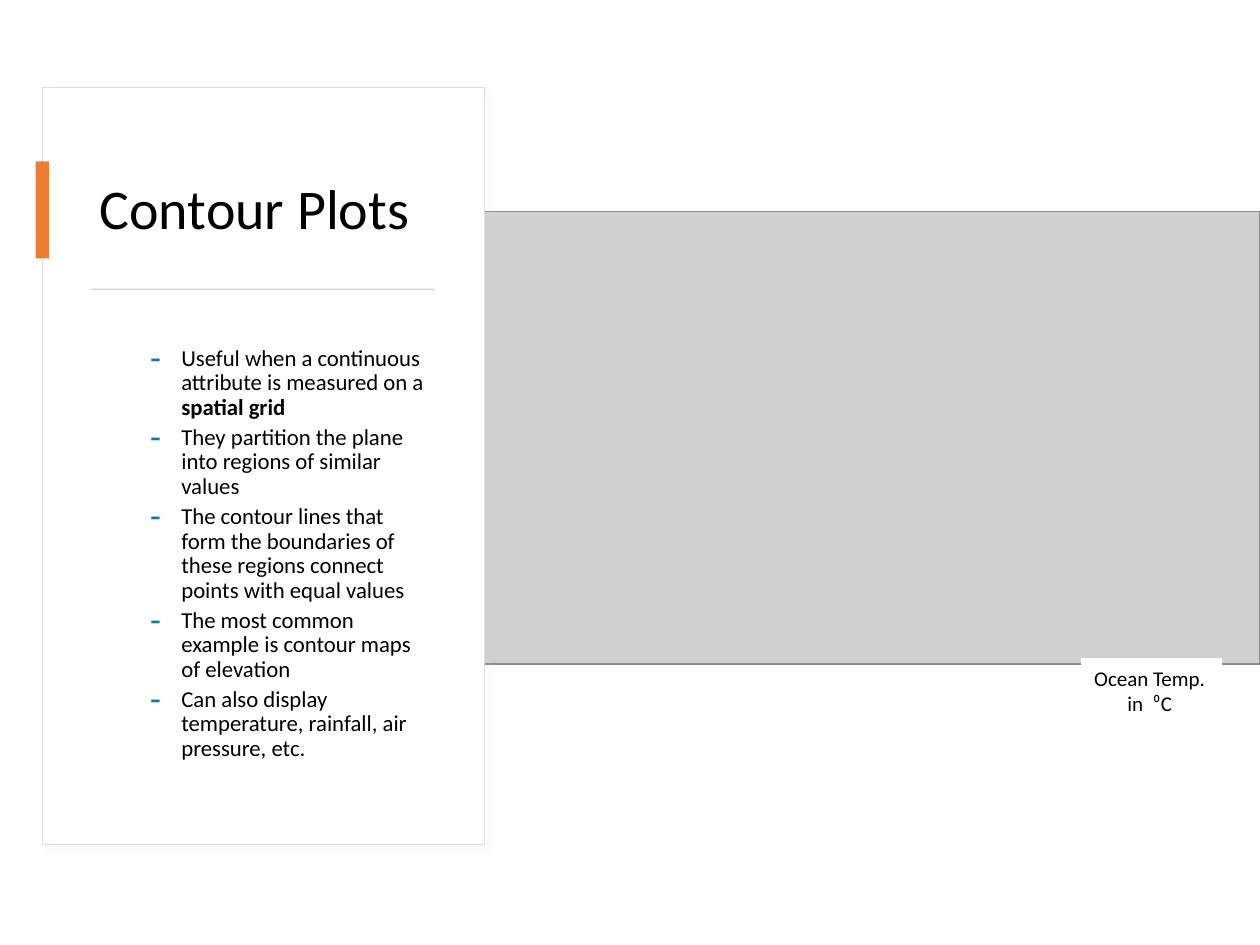
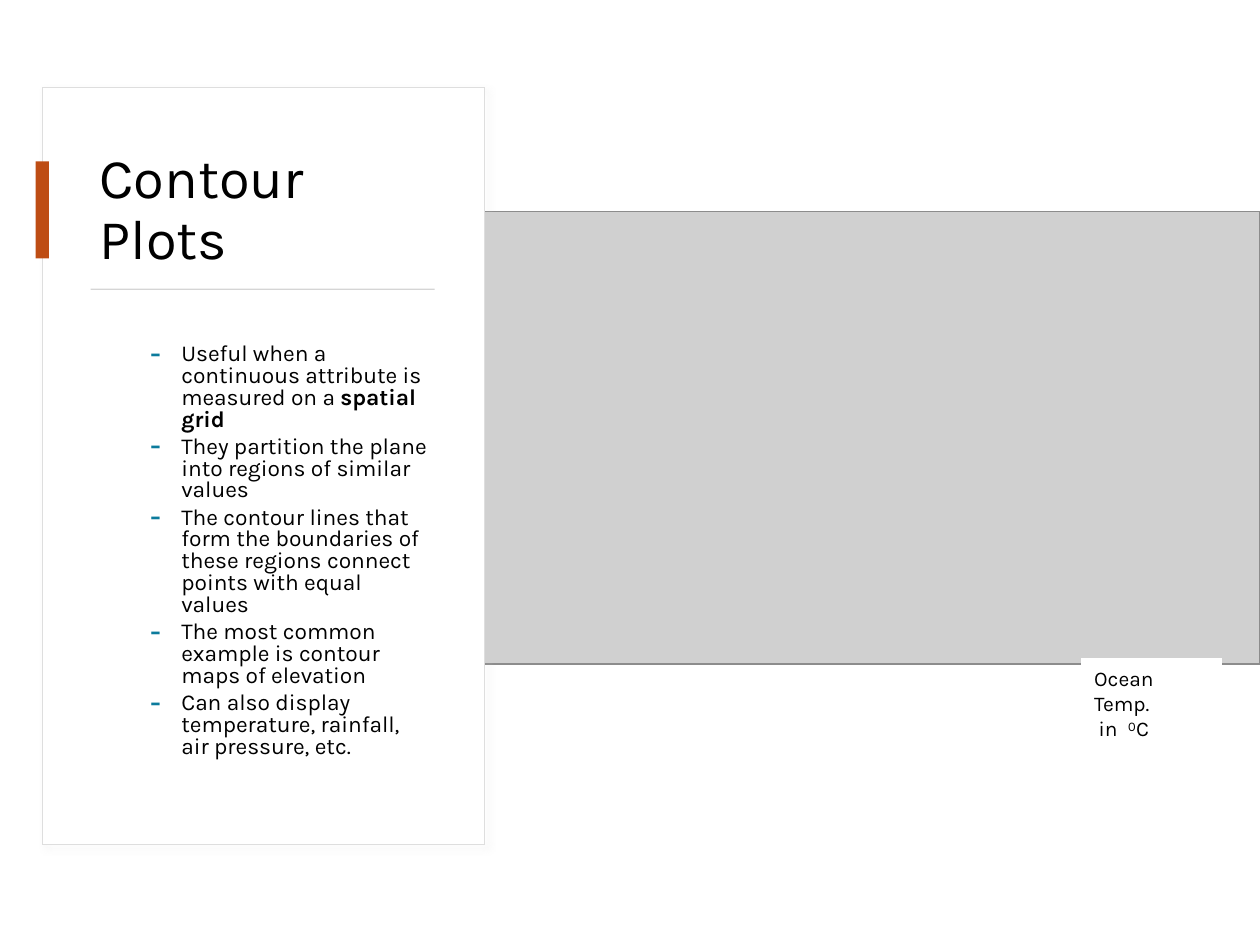
Before and after one commit to mhahsler/Introduction_to_Data_Mining_R_Examples, a slide deck: slide 33 of slides/chap2_exploration.pptx. Drawn at 1260x945 pixels with LibreOffice and Linux fonts; fonts in the diff are those of the drawing; grey boxes stand for pictures. Boxes give left, top, right and bottom in pixels: in the first picture for what was removed or moved away, otherwise in the second. Text is boxed around its words. In the diff, an @@ line names an element or a change of style, - is before the commit and + after.

```diff
--- a/slides/chap2_exploration.pptx
+++ b/slides/chap2_exploration.pptx
@@ title "Contour Plots" at (x1=100, y1=162, x2=304, y2=260): font Calibri to Karla @@
@@ rectangle at (x1=35, y1=161, x2=48, y2=258): fill #ED7D31 to #BE4D14 @@
@@ text "Useful when a continuous attribute ..." at (x1=181, y1=345, x2=426, y2=760): font Calibri to Karla; line spacing 0.9 to 0.8 @@
@@ rectangle "Ocean Temp." at (x1=1082, y1=659, x2=1222, y2=722): font Calibri to Karla @@
```
Also in this commit, not shown: 35 other slides changed, 1 other file.
